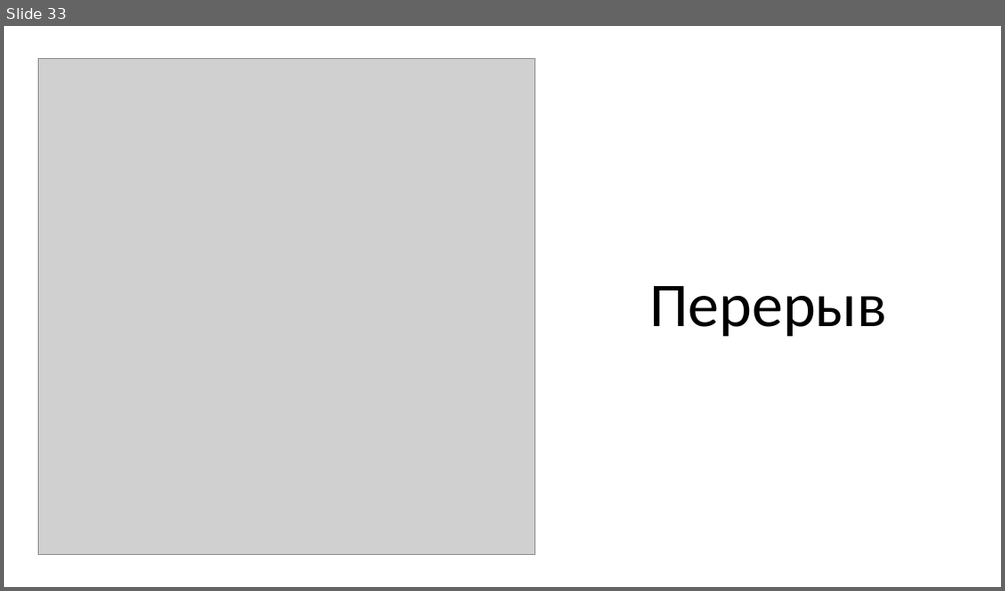
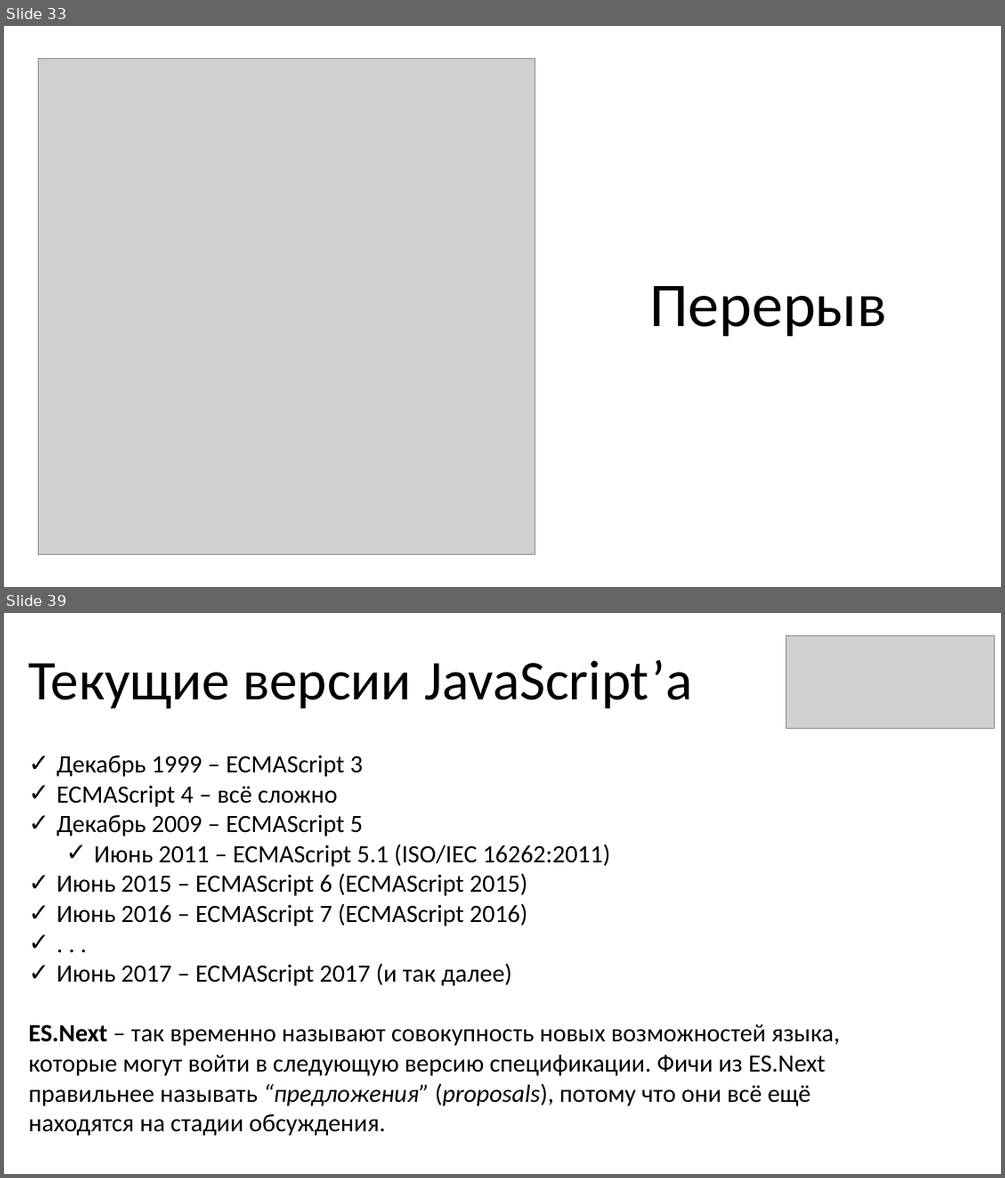
Before and after one commit to KOPTE3/modern-es, a slide deck: Modern ES.pptx. Shown one above the other, each under a label of ours: slide 33 before the commit, slides 33 and 39 after it; the slides between them are not shown. The pictures are 1005x591 and 1005x1178 pixels, drawn with LibreOffice and Linux fonts; fonts in the diff are those of the drawing; grey boxes stand for pictures. Boxes give left, top, right and bottom in pixels: in the first picture for what was removed or moved away, otherwise in the second. Text is boxed around its words. In the diff, an @@ line names an element or a change of style, - is before the commit and + after.

Commit message:
Add slides

```diff
--- a/Modern ES.pptx
+++ b/Modern ES.pptx
@@ slide 39 added at [4,613,1001,1174], background #FFFFFF @@
@@ picture added at [786,636,994,728] @@
@@ title added at [29,659,692,709], 54 pt, text #000000 @@
+Текущие версии JavaScript’а
@@ text added at [29,755,840,1135], 24 pt, text #000000 @@
+✓ Декабрь 1999 – ECMAScript 3
+✓ ECMAScript 4 – всё сложно
+✓ Декабрь 2009 – ECMAScript 5
+  ✓ Июнь 2011 – ECMAScript 5.1 (ISO/IEC 16262:2011)
+✓ Июнь 2015 – ECMAScript 6 (ECMAScript 2015)
+✓ Июнь 2016 – ECMAScript 7 (ECMAScript 2016)
+✓ . . .
+✓ Июнь 2017 – ECMAScript 2017 (и так далее)
+ES.Next – так временно называют совокупность новых возможностей языка, которые могут войти в следующую версию спецификации. Фичи из ES.Next правильнее называть “предложения” (proposals), потому что они всё ещё находятся на стадии обсуждения.
```
Also in this commit, not shown: 1 slide changed, 10 other slides added, 2 slides removed.
